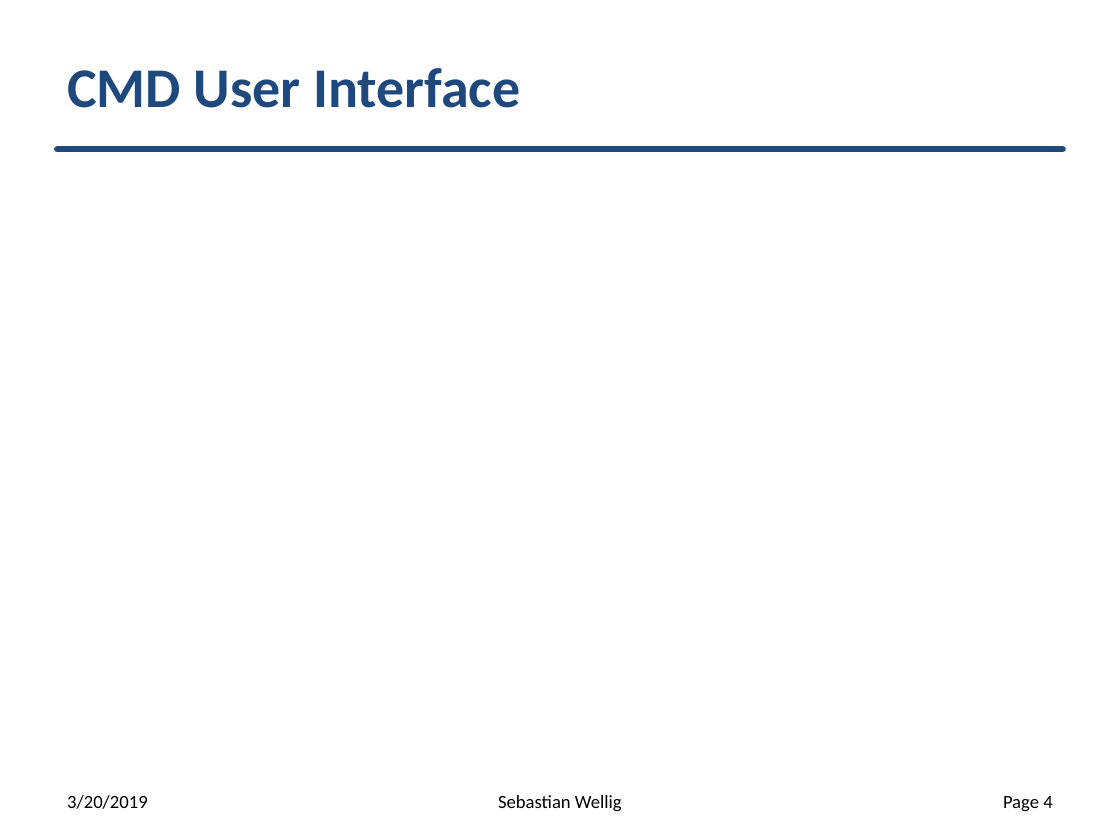
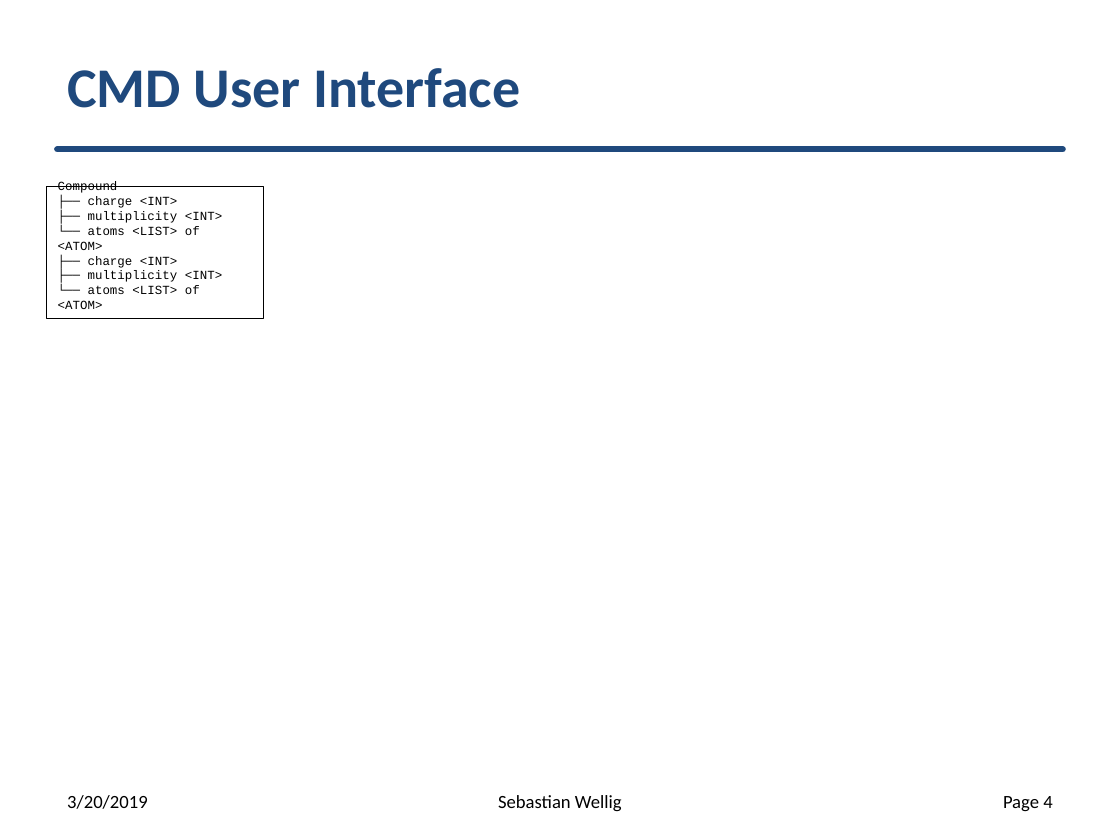
Before and after one commit to SebastianWellig/gic, a slide deck: slide 4 of doc/plans/diagrams.pptx. Drawn at 1120x840 pixels with LibreOffice and Linux fonts; fonts in the diff are those of the drawing. Boxes give left, top, right and bottom in pixels: in the first picture for what was removed or moved away, otherwise in the second. Text is boxed around its words. In the diff, an @@ line names an element or a change of style, - is before the commit and + after.

```diff
--- a/doc/plans/diagrams.pptx
+++ b/doc/plans/diagrams.pptx
@@ rectangle added at bbox=[47, 187, 263, 319], outline #000000 0.75 pt, 8 pt, text #000000 @@
+Compound
+├── charge <INT>
+├── multiplicity <INT>
+└── atoms <LIST> of <ATOM>
+├── charge <INT>
+├── multiplicity <INT>
+└── atoms <LIST> of <ATOM>
```
Also in this commit, not shown: 3 other slides changed, 1 slide added, 1 other file.
